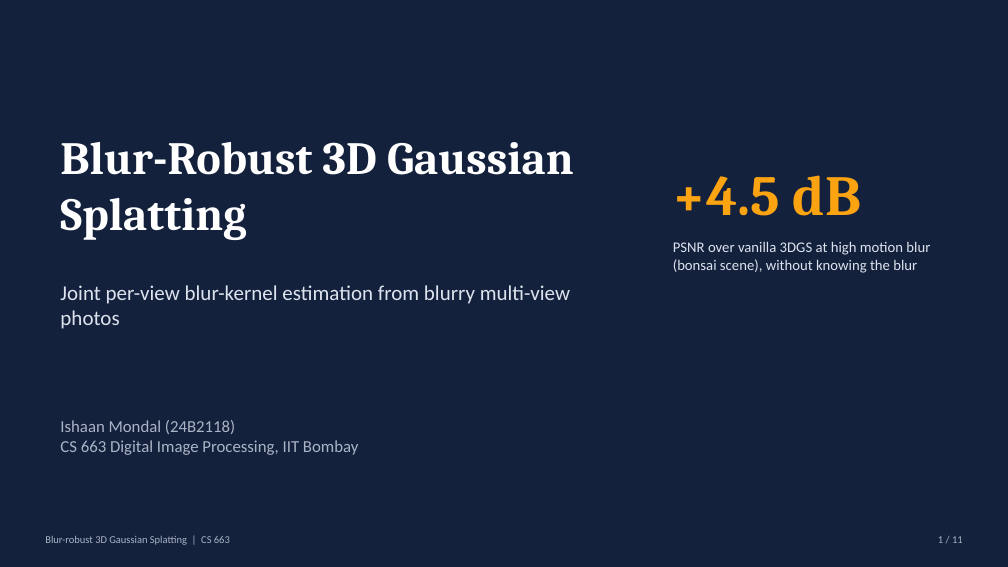
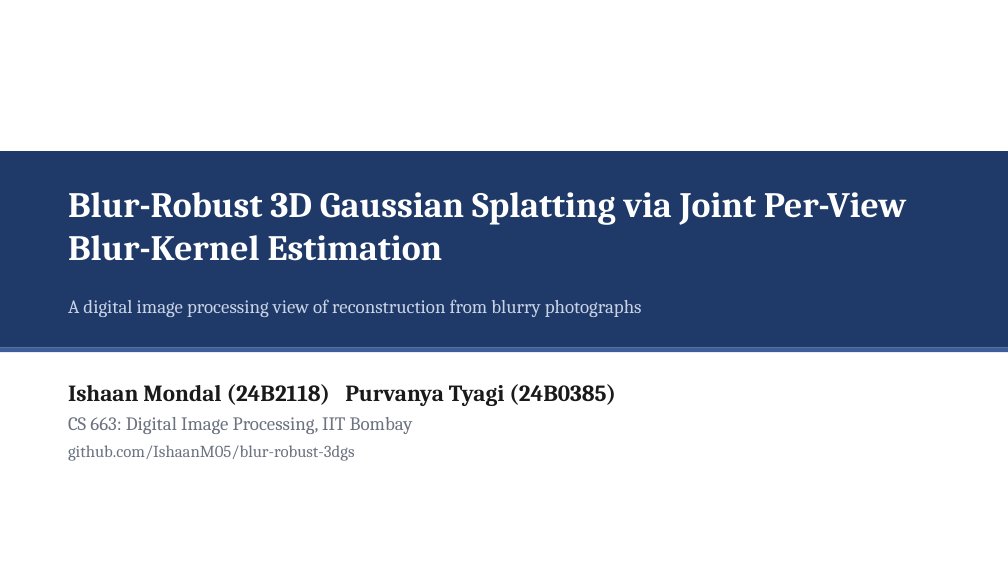
Before and after one commit to IshaanM05/blur-robust-3dgs, a slide deck: slide 1 of docs/slides.pptx. Drawn at 1008x567 pixels with LibreOffice and Linux fonts; fonts in the diff are those of the drawing. Boxes give left, top, right and bottom in pixels: in the first picture for what was removed or moved away, otherwise in the second. Text is boxed around its words. In the diff, an @@ line names an element or a change of style, - is before the commit and + after.

Commit message:
Beamer-style slide deck with typeset equations and pipeline diagram; add teammate name and roll number

```diff
--- a/docs/slides.pptx
+++ b/docs/slides.pptx
@@ background #14213D to #FFFFFF @@
@@ rectangle added at [0,151,1008,348], fill #1F3A68 @@
@@ text "Blur-Robust 3D Gaussian Splatting via ..." at [68,192,906,261]: vertical alignment top to middle @@
@@ text removed at [673,175,861,216] @@
-+4.5 dB
@@ text at [68,192,906,261]: text changed; size 44 to 34 pt @@
-Blur-Robust 3D Gaussian Splatting
+Blur-Robust 3D Gaussian Splatting via Joint Per-View Blur-Kernel Estimation
@@ text removed at [673,241,930,273] @@
-PSNR over vanilla 3DGS at high motion blur (bonsai scene), without knowing the blur
@@ text removed at [60,285,570,329] @@
-Joint per-view blur-kernel estimation from blurry multi-view photos
@@ text added at [68,299,642,317], 18 pt, text #C9D3E6 @@
+A digital image processing view of reconstruction from blurry photographs
@@ rectangle added at [0,348,1008,352], fill #3B5E9A @@
@@ text at [68,384,616,461]: text changed; size 16 to 22 pt; font Calibri to Cambria; text colour #AAB4C5 to #6B7280 @@
-Ishaan Mondal (24B2118)
-CS 663 Digital Image Processing, IIT Bombay
+Ishaan Mondal (24B2118) Purvanya Tyagi (24B0385)
+CS 663: Digital Image Processing, IIT Bombay
+github.com/IshaanM05/blur-robust-3dgs
@@ text removed at [45,536,230,545] @@
-Blur-robust 3D Gaussian Splatting | CS 663
@@ text removed at [938,536,963,543] @@
-1 / 11
```
Also in this commit, not shown: 3 other slides changed, 7 slides added, 7 slides removed, 9 other files.
